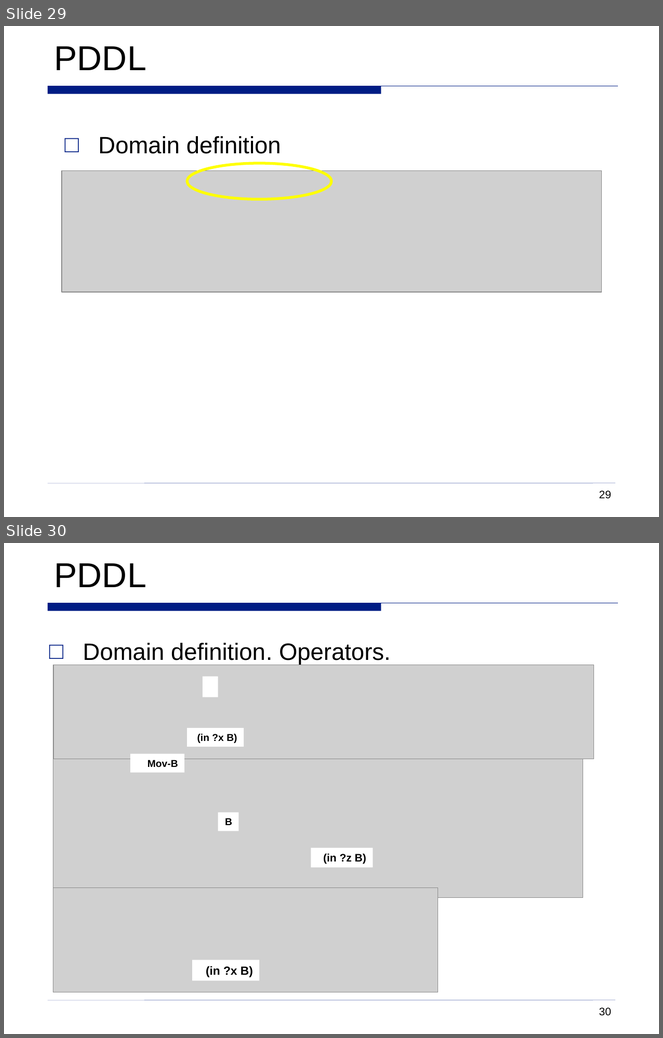
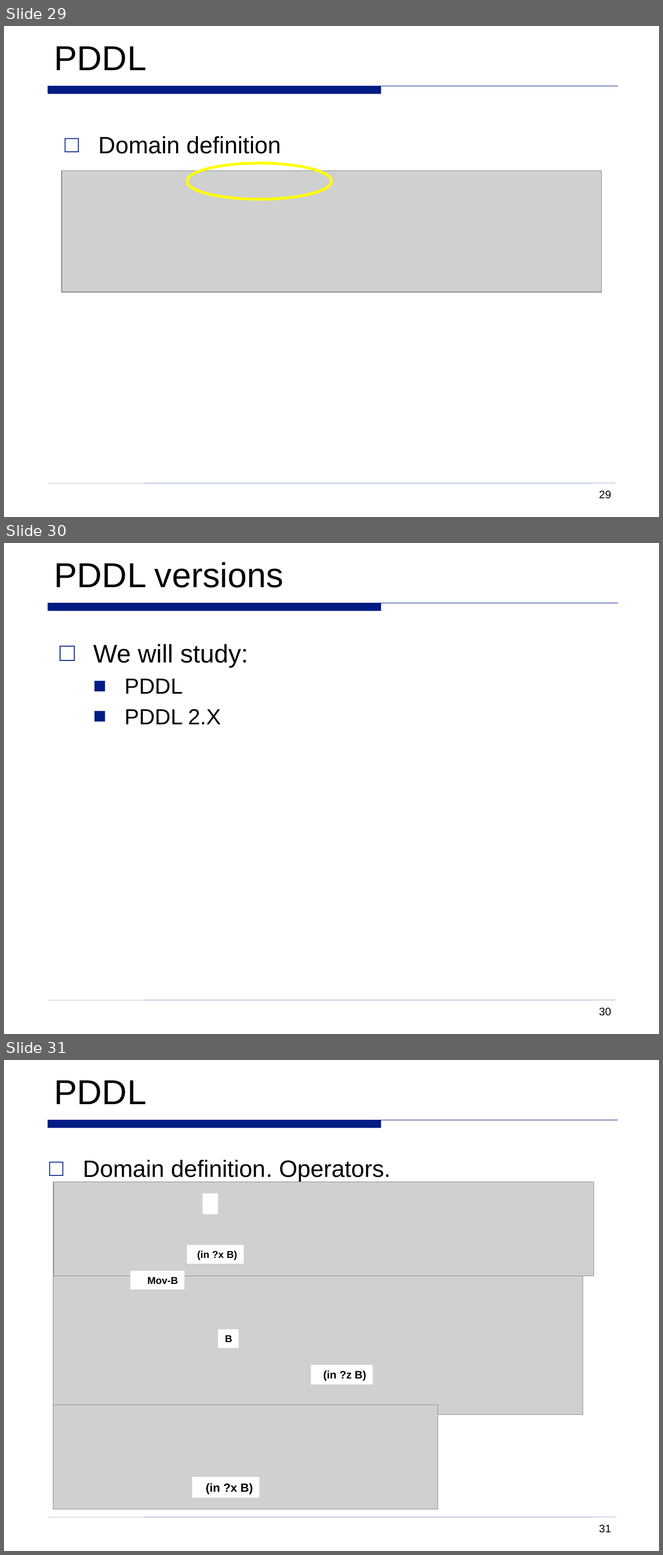
Before and after one commit to dfbarrero/aiCourse, a slide deck: planningrepresentation/planningrepresentation.pptx. Shown one above the other, each under a label of ours: slides 29 and 30 before the commit, slides 29, 30 and 31 after it. The pictures are 663x1038 and 663x1555 pixels, drawn with LibreOffice and Linux fonts; fonts in the diff are those of the drawing; grey boxes stand for pictures. Boxes give left, top, right and bottom in pixels: in the first picture for what was removed or moved away, otherwise in the second. Text is boxed around its words. In the diff, an @@ line names an element or a change of style, - is before the commit and + after.

```diff
--- a/planningrepresentation/planningrepresentation.pptx
+++ b/planningrepresentation/planningrepresentation.pptx
@@ slide 30 added at [4, 543, 659, 1034], background #FFFFFF; not listed: 3 template elements that a slide beside it also shows @@
@@ title added at [54, 562, 284, 588], 38 pt, text #000000 @@
+PDDL versions
@@ text added at [93, 644, 248, 724], 28 pt, text #000000 @@
+□ We will study:
+  ■ PDDL
+  ■ PDDL 2.X
@@ what was slide 30 is now slide 31 @@
@@ page number at [599, 1525, 611, 1533]: text changed @@
-30
+31
```
Also in this commit, not shown: 2 other files.
